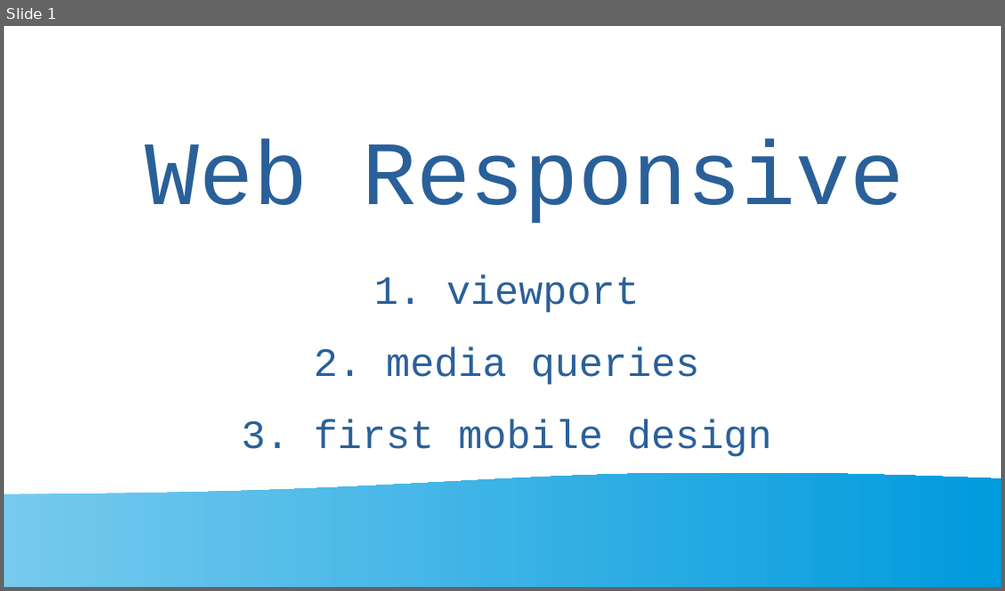
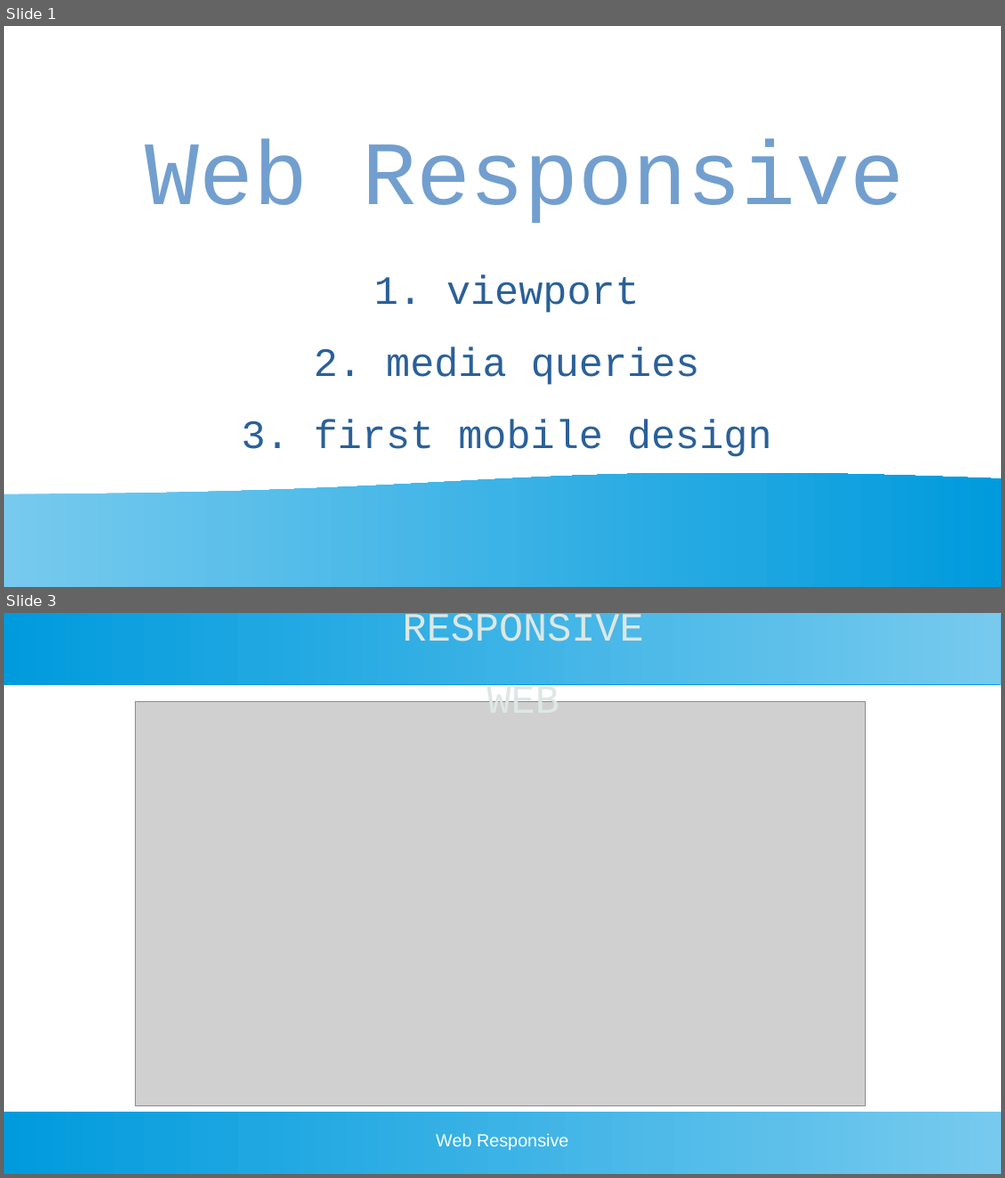
Before and after one commit to gaizkamg/HTML-CSS-Entregable, a slide deck: Presentacion/presentacion-responsive.odp. Shown one above the other, each under a label of ours: slide 1 before the commit, slides 1 and 3 after it; the slides between them are not shown. The pictures are 1005x591 and 1005x1178 pixels, drawn with LibreOffice and Linux fonts; fonts in the diff are those of the drawing; grey boxes stand for pictures; background and template pictures are left out. Boxes give left, top, right and bottom in pixels: in the first picture for what was removed or moved away, otherwise in the second. Text is boxed around its words. In the diff, an @@ line names an element or a change of style, - is before the commit and + after.

Commit message:
presentacion responsive y arreglo responsive.css

```diff
--- a/Presentacion/presentacion-responsive.odp
+++ b/Presentacion/presentacion-responsive.odp
@@ slide 3 added at [4, 613, 1001, 1174], background #FFFFFF @@
@@ rectangle added at [4, 613, 1001, 684], fill gradient #77CAEE to #75C9EE to #73C9ED to #71C8ED to #6FC7ED to #6EC6ED @@
@@ title added at [403, 614, 644, 702], 32 pt, text #DEE7E5 @@
+RESPONSIVE WEB
@@ picture added at [136, 702, 866, 1106] @@
@@ rectangle added at [4, 1111, 1001, 1174], fill gradient #77CAEE to #75C9EE to #73C9ED to #71C8ED to #6FC7ED to #6EC6ED @@
@@ text added at [436, 1133, 568, 1150], 14 pt, text #FFFFFF @@
+Web Responsive
@@ slide 1 changed as well @@
@@ title "Web Responsive" at [145, 139, 905, 223]: text colour #2A6099 to #729FCF @@
```
Also in this commit, not shown: 2 other slides changed, 18 other slides added, 1 slide removed.
